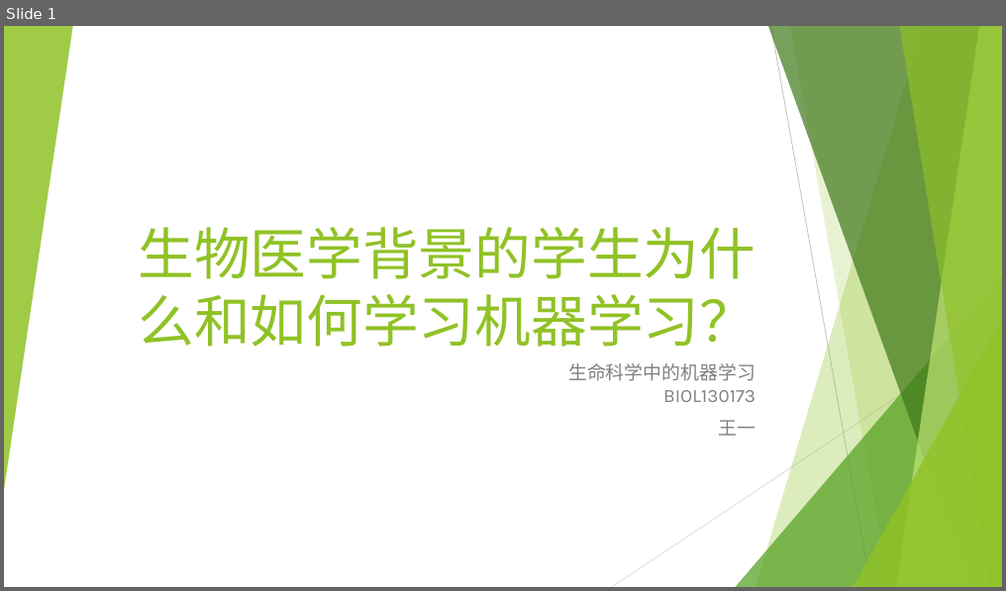
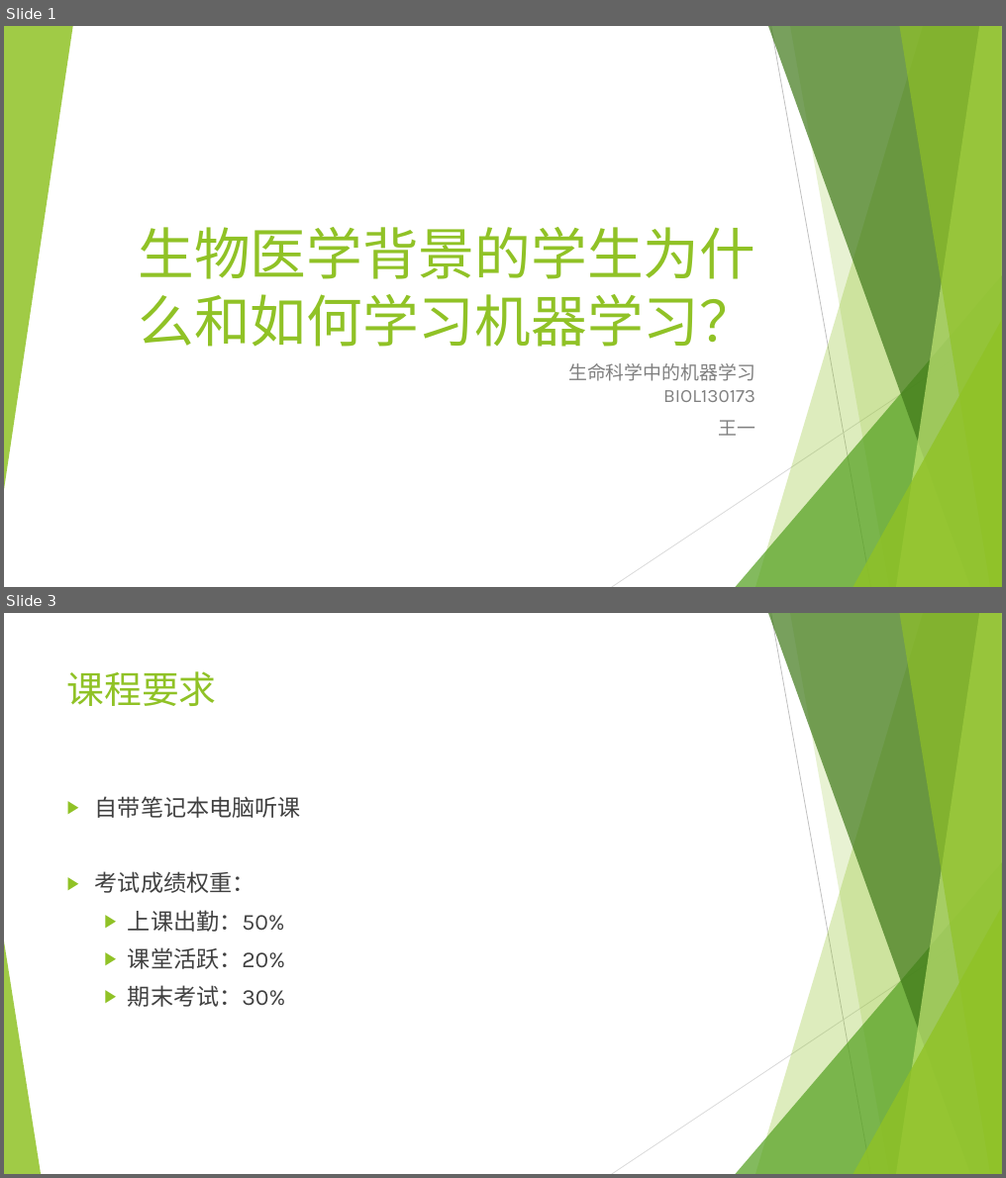
Before and after one commit to wangyi-fudan/BIOL130173, a slide deck: 0_why_and_how.pptx. Shown one above the other, each under a label of ours: slide 1 before the commit, slides 1 and 3 after it; the slides between them are not shown. The pictures are 1006x591 and 1006x1178 pixels, drawn with LibreOffice and Linux fonts; fonts in the diff are those of the drawing. Boxes give left, top, right and bottom in pixels: in the first picture for what was removed or moved away, otherwise in the second. Text is boxed around its words. In the diff, an @@ line names an element or a change of style, - is before the commit and + after.

```diff
--- a/0_why_and_how.pptx
+++ b/0_why_and_how.pptx
@@ slide 3 added at [4,613,1002,1174], background #FFFFFF; not listed: 9 template elements that a slide beside it also shows @@
@@ title added at [67,671,217,706], 36 pt, text #90C226 @@
+课程要求
@@ text added at [95,796,301,1007], 22 pt, text #404040 @@
+▶ 自带笔记本电脑听课
+▶ 考试成绩权重：
+  ▶ 上课出勤：50%
+  ▶ 课堂活跃：20%
+  ▶ 期末考试：30%
@@ triangle added at [4,942,41,1174], fill #90C226 at 85% opacity @@
```
Also in this commit, not shown: 2 slides changed, 2 other slides added.
